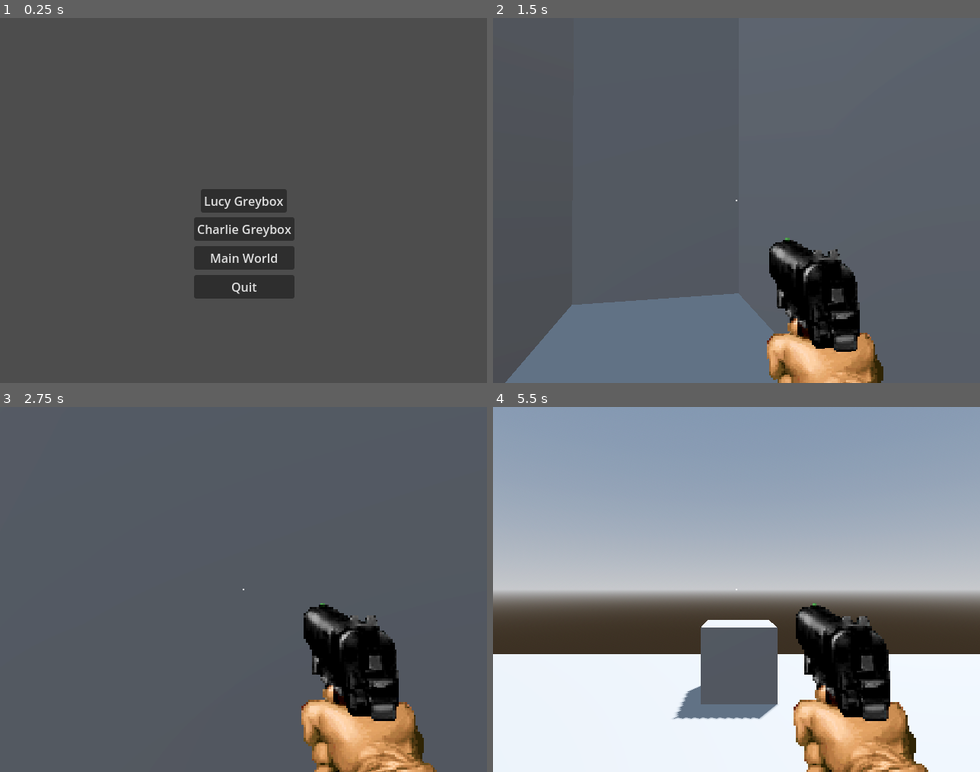
Above: before the commit, frames 1-4 (two rows, left to right).
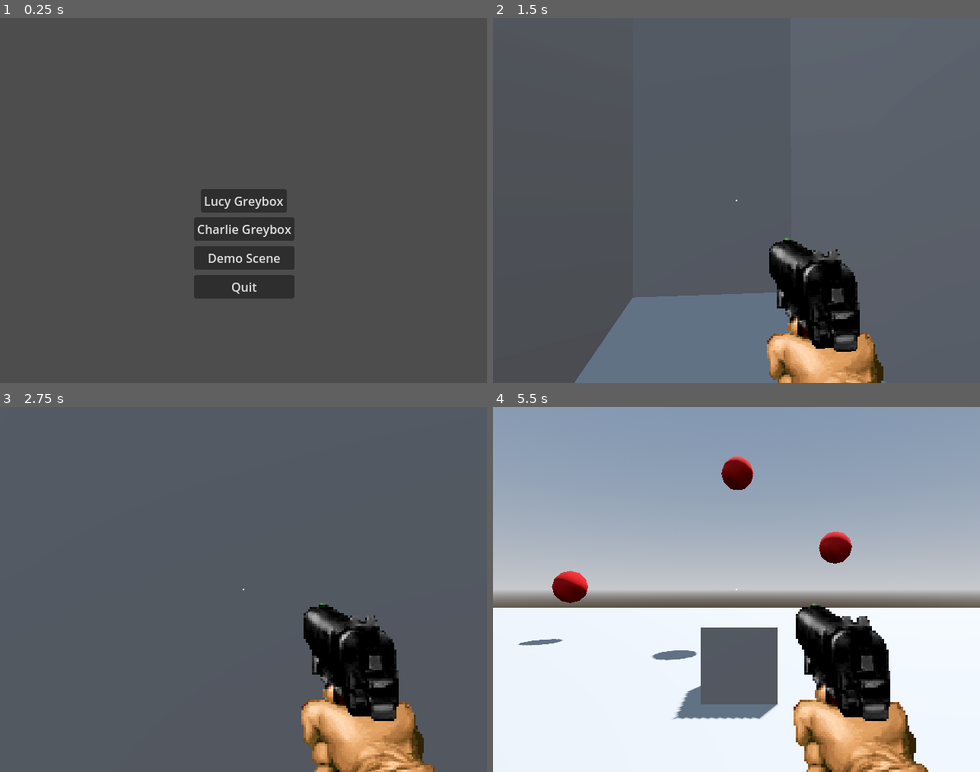
Above: after the commit, the same moments.

Repository: drowpotions/Pirate-Software-Game-Jam-JAN-2025
Game: Godot game, scene res://menu/main_menu.tscn
Two runs of this game, one before a commit and one after it. Both use one fixed random seed, a clock stepped at 60 frames per second and the inputs below. Sound files missing from this copy of the repository are replaced by a short silence.
Inputs (mouse positions are in pixels of both pictures, inside the frame that each line leads up to):
- Up to frame 1 (0.25 s): no input
- Up to frame 2 (1.5 s): click "Lucy Greybox" at 0.5 s; move the mouse to (760, 200) at 1.27 s; hold W (forwards) from 1.28 s (still down); hold Ctrl (Crouch) from 1.28 s (still down)
- Up to frame 3 (2.75 s): keep holding W (forwards); tap Space (jump) at 1.52, 2.27 s; move the mouse to (219, 589) at 2.02 s; release Ctrl (Crouch) at 2.03 s; click (219, 589) at 2.1 s
- Up to frame 4 (5.5 s): move the mouse to (746, 582) at 2.77 s; hold Ctrl (Crouch) 2.78-3.53 s; move the mouse to (731, 596) at 3.52 s; click (731, 596) at 3.6 s; tap Space (jump) at 3.77, 4.52 s; move the mouse to (775, 593) at 4.27 s; hold Ctrl (Crouch) 4.28-5 s; tap Escape (esc) at 4.9 s; release W (forwards) at 5 s; click "Main World" (after the commit: "Demo Scene") at 5 s

The runs differ from the first frame. In frame 1, 0.2% of the frame differs, in the area x 42-58%, y 64-68%; in frame 2, 3.5%; in frame 3, less than 0.1%; in frame 4, 11%, in the area x 0-100%, y 13-70%.

Commit message:
updated demo scene

Diff:
--- a/Player/Player.tscn
+++ b/Player/Player.tscn
@@ -56,9 +56,6 @@
 "speed": 16.0
 }]
 
-[sub_resource type="SeparationRayShape3D" id="SeparationRayShape3D_lajmx"]
-length = 1.84227
-
 [sub_resource type="Animation" id="Animation_6dtan"]
 length = 0.001
 tracks/0/type = "value"
@@ -99,6 +96,7 @@
 [node name="Player" type="CharacterBody3D"]
 transform = Transform3D(1, 0, 0, 0, 1, 0, 0, 0, 1, -0.0322766, 0.0292211, 0)
 script = ExtResource("1_4bpwi")
+mouse_sens = 0.2
 
 [node name="CollisionShape3D" type="CollisionShape3D" parent="."]
 transform = Transform3D(1, 0, 0, 0, 1, 0, 0, 0, 1, 0, 1, 0)
@@ -167,10 +165,6 @@
 offset_bottom = 278.0
 text = "Hit!"
 
-[node name="CollisionShape3D2" type="CollisionShape3D" parent="."]
-transform = Transform3D(1, 0, 0, 0, -4.37114e-08, -0.18429, 0, 1, -8.05559e-09, 0, 0.353293, -0.220129)
-shape = SubResource("SeparationRayShape3D_lajmx")
-
 [node name="AnimationPlayer" type="AnimationPlayer" parent="."]
 libraries = {
 "": SubResource("AnimationLibrary_yvc46")
--- /dev/null
+++ b/Test_World/Demo_Scene.tscn
@@ -0,0 +1,159 @@
+[gd_scene load_steps=12 format=3 uid="uid://chloohjqvqgys"]
+
+[ext_resource type="PackedScene" uid="uid://cg3hhcm4bnihs" path="res://Player/Player.tscn" id="1_1c6xn"]
+
+[sub_resource type="Animation" id="Animation_jhbmn"]
+resource_name = "target_1"
+loop_mode = 2
+tracks/0/type = "value"
+tracks/0/imported = false
+tracks/0/enabled = true
+tracks/0/path = NodePath("../Target:position")
+tracks/0/interp = 1
+tracks/0/loop_wrap = true
+tracks/0/keys = {
+"times": PackedFloat32Array(0, 0.5, 1),
+"transitions": PackedFloat32Array(1, 1, 1),
+"update": 0,
+"values": [Vector3(0, 2.85079, -9.78359), Vector3(0, 5.60139, -9.78359), Vector3(0, 0.601388, -9.78359)]
+}
+tracks/1/type = "value"
+tracks/1/imported = false
+tracks/1/enabled = true
+tracks/1/path = NodePath(".:position")
+tracks/1/interp = 1
+tracks/1/loop_wrap = true
+tracks/1/keys = {
+"times": PackedFloat32Array(0, 0.2, 0.4, 0.6, 0.8, 1),
+"transitions": PackedFloat32Array(1, 1, 1, 1, 1, 1),
+"update": 0,
+"values": [Vector3(-3.67464, 2.85079, -9.78359), Vector3(-2.28482, 3.9616, -9.78359), Vector3(-5.1582, 1.42523, -9.78359), Vector3(-5.23404, 3.92761, -9.78359), Vector3(-2.54872, 1.44253, -9.78359), Vector3(-3.67464, 2.85079, -9.78359)]
+}
+
+[sub_resource type="Animation" id="Animation_1y15o"]
+length = 0.001
+tracks/0/type = "value"
+tracks/0/imported = false
+tracks/0/enabled = true
+tracks/0/path = NodePath("../Target:position")
+tracks/0/interp = 1
+tracks/0/loop_wrap = true
+tracks/0/keys = {
+"times": PackedFloat32Array(0),
+"transitions": PackedFloat32Array(1),
+"update": 0,
+"values": [Vector3(0, 2.85079, -9.78359)]
+}
+tracks/1/type = "value"
+tracks/1/imported = false
+tracks/1/enabled = true
+tracks/1/path = NodePath(".:position")
+tracks/1/interp = 1
+tracks/1/loop_wrap = true
+tracks/1/keys = {
+"times": PackedFloat32Array(0),
+"transitions": PackedFloat32Array(1),
+"update": 0,
+"values": [Vector3(-3.67464, 2.85079, -9.78359)]
+}
+
+[sub_resource type="Animation" id="Animation_eauej"]
+resource_name = "target_2"
+loop_mode = 2
+tracks/0/type = "value"
+tracks/0/imported = false
+tracks/0/enabled = true
+tracks/0/path = NodePath(".:position")
+tracks/0/interp = 1
+tracks/0/loop_wrap = true
+tracks/0/keys = {
+"times": PackedFloat32Array(0, 0.2, 0.4, 0.6, 0.8, 1),
+"transitions": PackedFloat32Array(1, 1, 1, 1, 1, 1),
+"update": 0,
+"values": [Vector3(-3.67464, 2.85079, -9.78359), Vector3(-2.28482, 3.9616, -9.78359), Vector3(-5.1582, 1.42523, -9.78359), Vector3(-5.23404, 3.92761, -9.78359), Vector3(-2.54872, 1.44253, -9.78359), Vector3(-3.67464, 2.85079, -9.78359)]
+}
+
+[sub_resource type="AnimationLibrary" id="AnimationLibrary_6kl21"]
+_data = {
+"RESET": SubResource("Animation_1y15o"),
+"target_1": SubResource("Animation_jhbmn"),
+"target_2": SubResource("Animation_eauej")
+}
+
+[sub_resource type="ProceduralSkyMaterial" id="ProceduralSkyMaterial_7tjli"]
+sky_horizon_color = Color(0.64625, 0.65575, 0.67075, 1)
+ground_horizon_color = Color(0.64625, 0.65575, 0.67075, 1)
+
+[sub_resource type="Sky" id="Sky_j0moe"]
+sky_material = SubResource("ProceduralSkyMaterial_7tjli")
+
+[sub_resource type="Environment" id="Environment_08nny"]
+background_mode = 2
+sky = SubResource("Sky_j0moe")
+tonemap_mode = 2
+glow_enabled = true
+
+[sub_resource type="StandardMaterial3D" id="StandardMaterial3D_nmyss"]
+albedo_color = Color(0.645309, 0.00146709, 1.44392e-07, 1)
+
+[sub_resource type="StandardMaterial3D" id="StandardMaterial3D_nljpv"]
+albedo_color = Color(0.645309, 0.00146709, 1.44392e-07, 1)
+
+[sub_resource type="StandardMaterial3D" id="StandardMaterial3D_pb45u"]
+albedo_color = Color(0.645309, 0.00146709, 1.44392e-07, 1)
+
+[node name="World" type="Node3D"]
+
+[node name="AnimationPlayer" type="AnimationPlayer" parent="."]
+root_node = NodePath("../Target2")
+libraries = {
+"": SubResource("AnimationLibrary_6kl21")
+}
+autoplay = "target_1"
+
+[node name="WorldEnvironment" type="WorldEnvironment" parent="."]
+environment = SubResource("Environment_08nny")
+
+[node name="DirectionalLight3D" type="DirectionalLight3D" parent="."]
+transform = Transform3D(-0.866023, -0.433016, 0.250001, 0, 0.499998, 0.866027, -0.500003, 0.749999, -0.43301, 0, 0, 0)
+shadow_enabled = true
+
+[node name="Target" type="CSGSphere3D" parent="." groups=["target"]]
+transform = Transform3D(1, 0, 0, 0, 1, 0, 0, 0, 1, 0, 2.85079, -9.78359)
+use_collision = true
+material = SubResource("StandardMaterial3D_nmyss")
+
+[node name="Target2" type="CSGSphere3D" parent="." groups=["target"]]
+transform = Transform3D(1, 0, 0, 0, 1, 0, 0, 0, 1, -3.67464, 2.85079, -9.78359)
+use_collision = true
+material = SubResource("StandardMaterial3D_nljpv")
+
+[node name="Target3" type="CSGSphere3D" parent="." groups=["target"]]
+transform = Transform3D(1, 0, 0, 0, 1, 0, 0, 0, 1, 3.01896, 2.85079, -9.78359)
+use_collision = true
+material = SubResource("StandardMaterial3D_pb45u")
+
+[node name="Player" parent="." instance=ExtResource("1_1c6xn")]
+
+[node name="CSGBox3D" type="CSGBox3D" parent="."]
+transform = Transform3D(39.8341, 0, 0, 0, 0.103253, 0, 0, 0, 52.2395, 0, 0, 0)
+use_collision = true
+
+[node name="CSGBox3D2" type="CSGBox3D" parent="."]
+transform = Transform3D(1, 0, 0, 0, 1, 0, 0, 0, 1, 0, 0.556772, -4.63352)
+use_collision = true
+
+[node name="CSGPolygon3D" type="CSGPolygon3D" parent="."]
+transform = Transform3D(-1.46623e-07, 0, 2.02954, 0, 1.85867, 0, -3.35433, 0, -8.87139e-08, -13.0098, 0.0280893, -4.29233)
+use_collision = true
+polygon = PackedVector2Array(0, 0, 1, 1, 1, 0)
+
+[node name="CSGPolygon3D2" type="CSGPolygon3D" parent="."]
+transform = Transform3D(-1.46623e-07, 0, 2.02954, 0, 1.85867, 0, -3.35433, 0, -8.87139e-08, -11.0098, 0.0280893, -4.29233)
+use_collision = true
+polygon = PackedVector2Array(0, 0, 0.906602, 1.22852, 1, 0)
+
+[node name="CSGPolygon3D3" type="CSGPolygon3D" parent="."]
+transform = Transform3D(-1.46623e-07, 0, 2.02954, 0, 1.85867, 0, -3.35433, 0, -8.87139e-08, -9.00976, 0.0280893, -4.29233)
+use_collision = true
+polygon = PackedVector2Array(0, 0, 0.702439, 1.53509, 1, 0)
--- a/Test_World/world.tscn
+++ /dev/null
@@ -1,36 +0,0 @@
-[gd_scene load_steps=5 format=3 uid="uid://chloohjqvqgys"]
-
-[ext_resource type="PackedScene" uid="uid://cg3hhcm4bnihs" path="res://Player/Player.tscn" id="1_1c6xn"]
-
-[sub_resource type="ProceduralSkyMaterial" id="ProceduralSkyMaterial_7tjli"]
-sky_horizon_color = Color(0.64625, 0.65575, 0.67075, 1)
-ground_horizon_color = Color(0.64625, 0.65575, 0.67075, 1)
-
-[sub_resource type="Sky" id="Sky_j0moe"]
-sky_material = SubResource("ProceduralSkyMaterial_7tjli")
-
-[sub_resource type="Environment" id="Environment_08nny"]
-background_mode = 2
-sky = SubResource("Sky_j0moe")
-tonemap_mode = 2
-glow_enabled = true
-
-[node name="World" type="Node3D"]
-
-[node name="WorldEnvironment" type="WorldEnvironment" parent="."]
-environment = SubResource("Environment_08nny")
-
-[node name="DirectionalLight3D" type="DirectionalLight3D" parent="."]
-transform = Transform3D(-0.866023, -0.433016, 0.250001, 0, 0.499998, 0.866027, -0.500003, 0.749999, -0.43301, 0, 0, 0)
-shadow_enabled = true
-
-[node name="Player" parent="." instance=ExtResource("1_1c6xn")]
-mouse_sens = 0.2
-
-[node name="CSGBox3D" type="CSGBox3D" parent="."]
-transform = Transform3D(15.2925, 0, 0, 0, 0.103253, 0, 0, 0, 14.7029, 0, 0, 0)
-use_collision = true
-
-[node name="CSGBox3D2" type="CSGBox3D" parent="."]
-transform = Transform3D(1, 0, 0, 0, 1, 0, 0, 0, 1, 0, 0.556772, -4.63352)
-use_collision = true
--- a/lucy_greybox.tscn
+++ b/lucy_greybox.tscn
@@ -113,6 +113,9 @@
 [node name="Player" parent="." instance=ExtResource("1_mb8yd")]
 transform = Transform3D(1, 0, 0, 0, 1, 0, 0, 0, 1, 94.2118, 20.7272, -2.56729)
 
+[node name="Hit_Label" parent="Player/CanvasLayer/Control" index="1"]
+text = "HIT!"
+
 [node name="Target" type="CSGSphere3D" parent="." groups=["target"]]
 transform = Transform3D(1, 0, 0, 0, 1, 0, 0, 0, 1, 63.3305, 29.738, -20.9999)
 use_collision = true
--- a/menu/main_menu.gd
+++ b/menu/main_menu.gd
@@ -14,7 +14,7 @@
 
 
 func _on_world_button_pressed() -> void:
-	get_tree().change_scene_to_file("res://Test_World/world.tscn")
+	get_tree().change_scene_to_file("res://Test_World/Demo_Scene.tscn")
 
 
 func _on_quit_button_pressed() -> void:
--- a/menu/main_menu.tscn
+++ b/menu/main_menu.tscn
@@ -54,7 +54,7 @@
 offset_bottom = 91.0
 grow_horizontal = 2
 grow_vertical = 2
-text = "Main World"
+text = "Demo Scene"
 
 [node name="QuitButton" type="Button" parent="."]
 layout_mode = 1
Not shown: 1 places in Player/Player.tscn that only renumber resources
